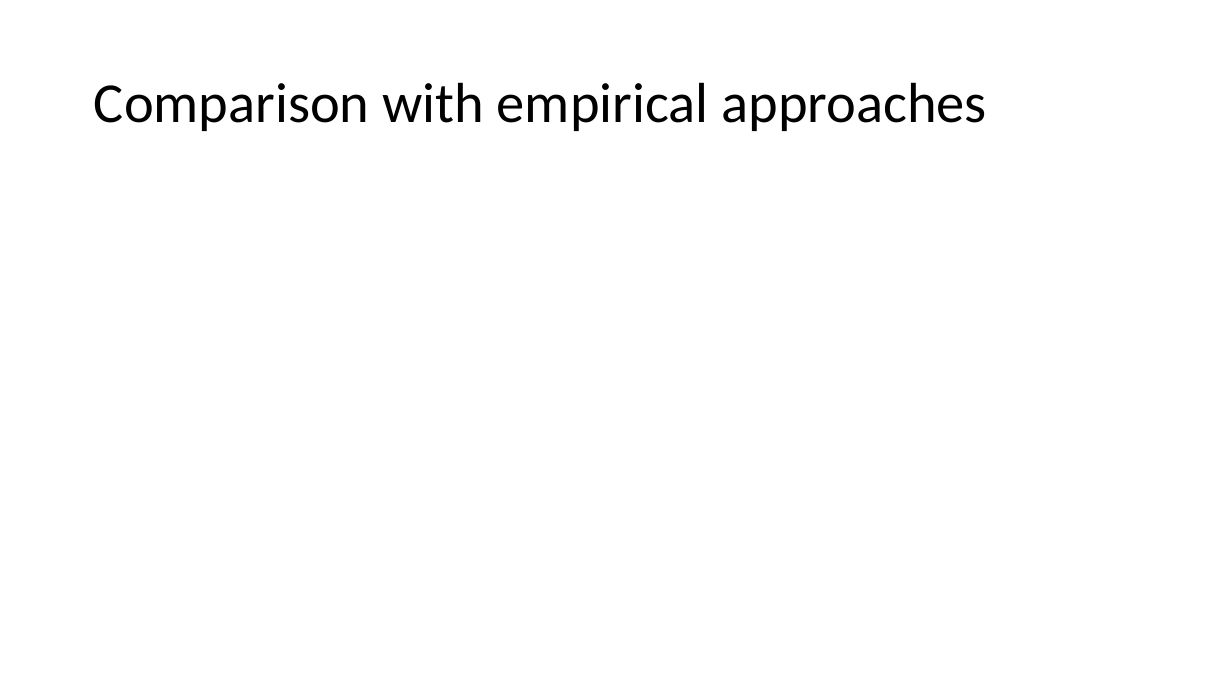
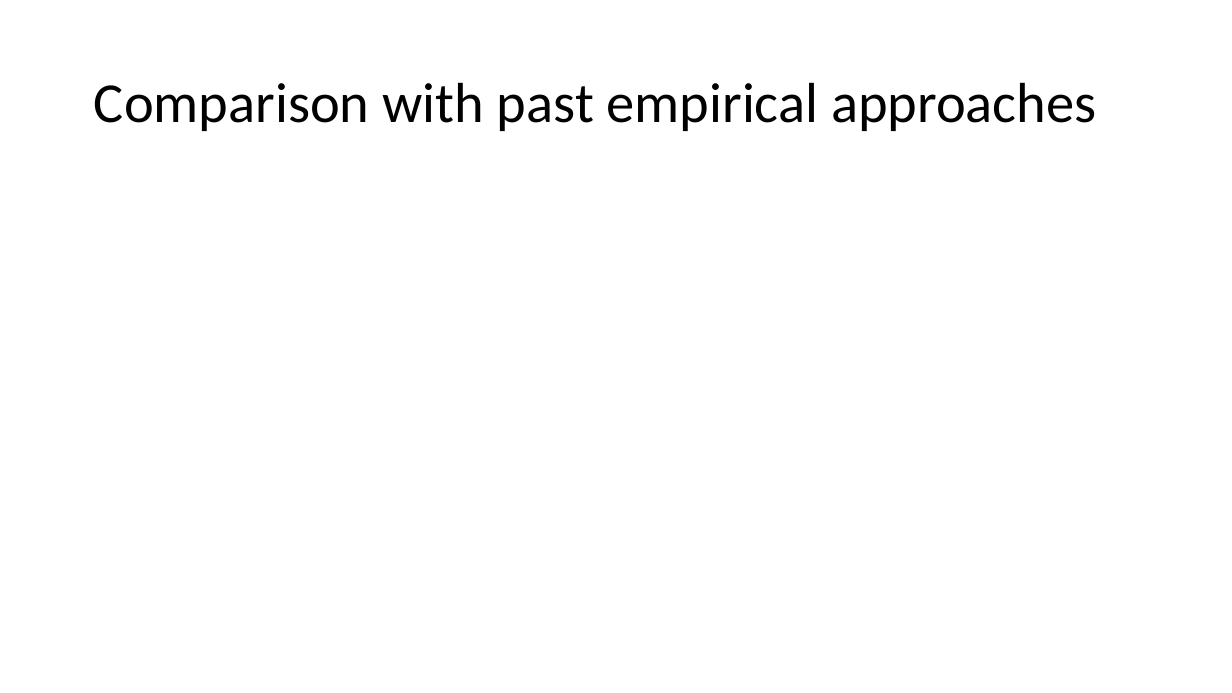
Before and after one commit to anuragr81/research, a slide deck: slide 7 of consumption/presentation_chapter3_1.pptx. Drawn at 1232x693 pixels with LibreOffice and Linux fonts; fonts in the diff are those of the drawing; grey boxes stand for pictures. Boxes give left, top, right and bottom in pixels: in the first picture for what was removed or moved away, otherwise in the second. Text is boxed around its words. In the diff, an @@ line names an element or a change of style, - is before the commit and + after.

Commit message:
Adding perception data comparison.

```diff
--- a/consumption/presentation_chapter3_1.pptx
+++ b/consumption/presentation_chapter3_1.pptx
@@ title at [94, 82, 1096, 131]: text changed @@
-Comparison with empirical approaches
+Comparison with past empirical approaches
```
Also in this commit, not shown: 5 other slides changed, 7 other files.
